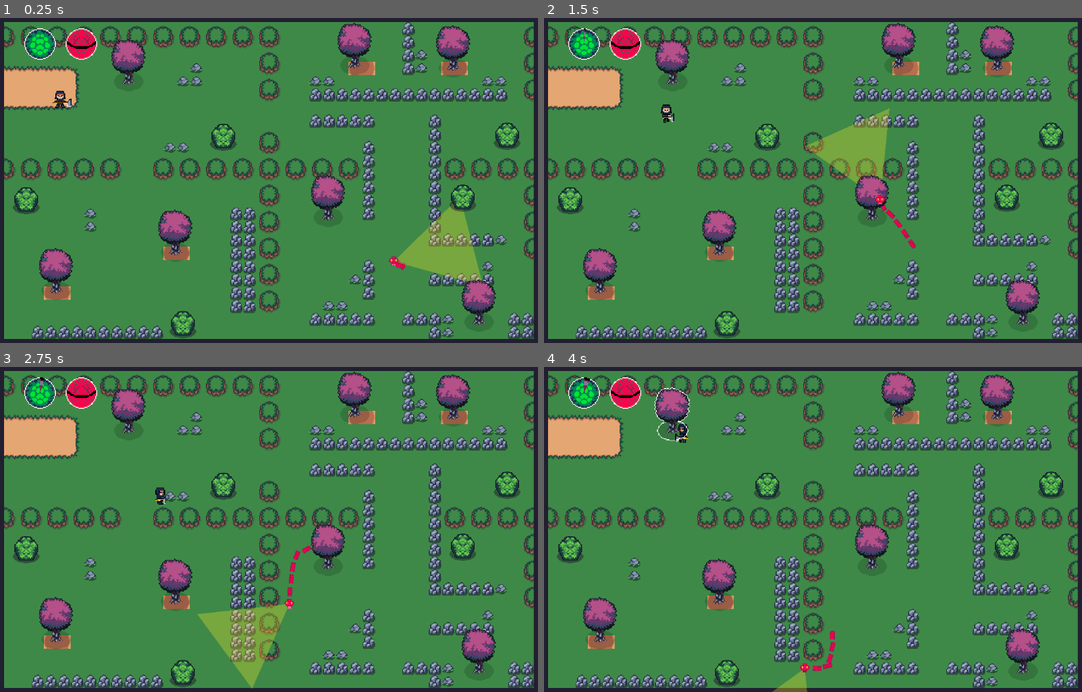
Above: before the commit, frames 1-4 (two rows, left to right).
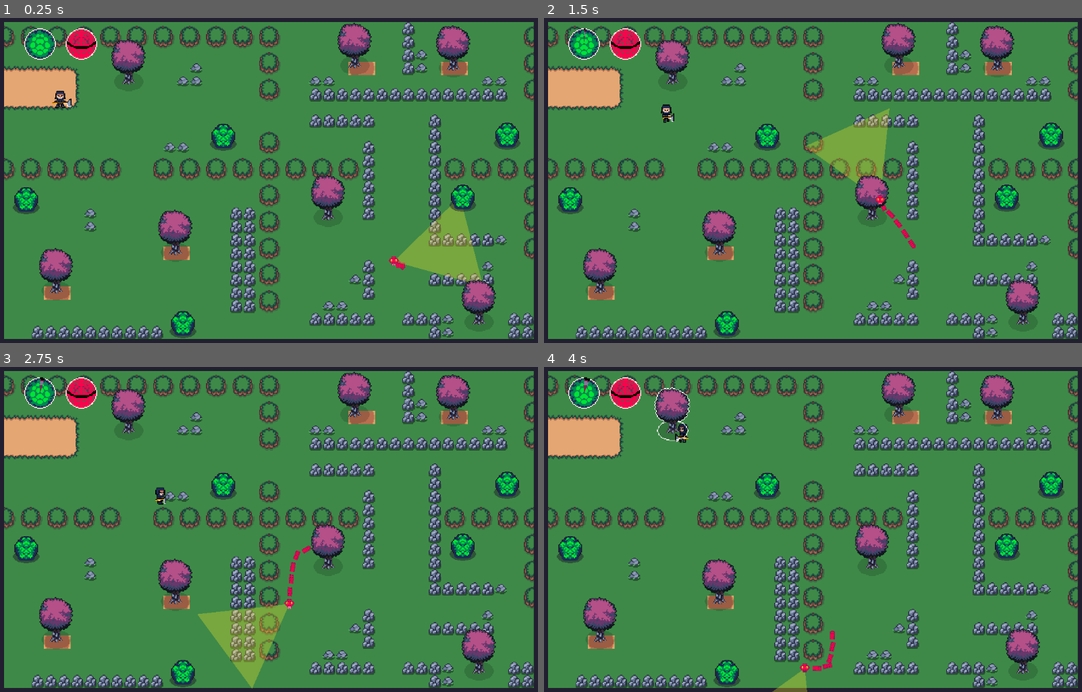
Above: after the commit, the same moments.

Repository: tomas2305/lumbersnake
Game: Godot game, scene res://game.tscn
Two runs of this game, one before a commit and one after it. Both use one fixed random seed, a clock stepped at 60 frames per second and the inputs below. This scene is started directly instead of the project's main scene.
Inputs (mouse positions are in pixels of both pictures, inside the frame that each line leads up to):
- Up to frame 1 (0.25 s): no input
- Up to frame 2 (1.5 s): tap Enter at 0.5 s; move the mouse to (931, 161) at 0.52 s; hold Right (right) 0.53-1.28 s; hold Space (hit) 0.53-1.28 s; click (931, 161) at 0.67 s; move the mouse to (705, 193) at 1.27 s; hold Down (down) from 1.28 s (still down); tap Space (hit) at 1.35 s
- Up to frame 3 (2.75 s): move the mouse to (322, 454) at 2.02 s; release Down (down) at 2.03 s; hold Right (right) from 2.03 s (still down); hold Space (hit) from 2.03 s (still down)
- Up to frame 4 (4 s): move the mouse to (786, 594) at 2.77 s; release Right (right) at 2.78 s; release Space (hit) at 2.78 s; hold Up (up) 2.78-3.53 s; tap Space (hit) at 2.85 s; click (786, 594) at 2.92 s; move the mouse to (974, 575) at 3.52 s; hold Left (left) from 3.53 s (still down); hold Space (hit) from 3.53 s (still down)

The runs differ from the first frame. In frame 1, 0.9% of the frame differs, in the area x 2-97%, y 32-98%; in frame 2, 0.9%; in frame 3, 0.9%; in frame 4, 0.9%.

Commit message:
Update bush sprite

Diff:
--- a/trees/base_tree.tscn
+++ b/trees/base_tree.tscn
@@ -50,6 +50,7 @@
 radius = 229.035
 
 [node name="BaseTree" type="StaticBody2D"]
+position = Vector2(1, 0)
 script = ExtResource("1_nnvrw")
 
 [node name="AnimatedSprite2D" type="AnimatedSprite2D" parent="."]
--- a/trees/bush.tscn
+++ b/trees/bush.tscn
@@ -2,7 +2,7 @@
 
 [ext_resource type="Script" uid="uid://b5ngwp4hjrqaa" path="res://trees/bush.gd" id="1_7itxe"]
 [ext_resource type="Texture2D" uid="uid://ddehcf3vaud7f" path="res://assets/Outdoor decoration/shadow.png" id="2_ms1a6"]
-[ext_resource type="Texture2D" uid="uid://dixk1qw5mjv7e" path="res://assets/Outdoor decoration/bushv2.png" id="2_x13fg"]
+[ext_resource type="Texture2D" uid="uid://c5o76kkxpjb6m" path="res://assets/forest/bush.png" id="3_x13fg"]
 
 [sub_resource type="CircleShape2D" id="CircleShape2D_ms1a6"]
 radius = 18.0278
@@ -19,4 +19,4 @@
 texture = ExtResource("2_ms1a6")
 
 [node name="Sprite2D" type="Sprite2D" parent="."]
-texture = ExtResource("2_x13fg")
+texture = ExtResource("3_x13fg")
Binary file removed: assets/Outdoor decoration/bushv2.png
Binary file added: assets/forest/bush.png
Not shown, changed: assets/forest/bush.png.import
